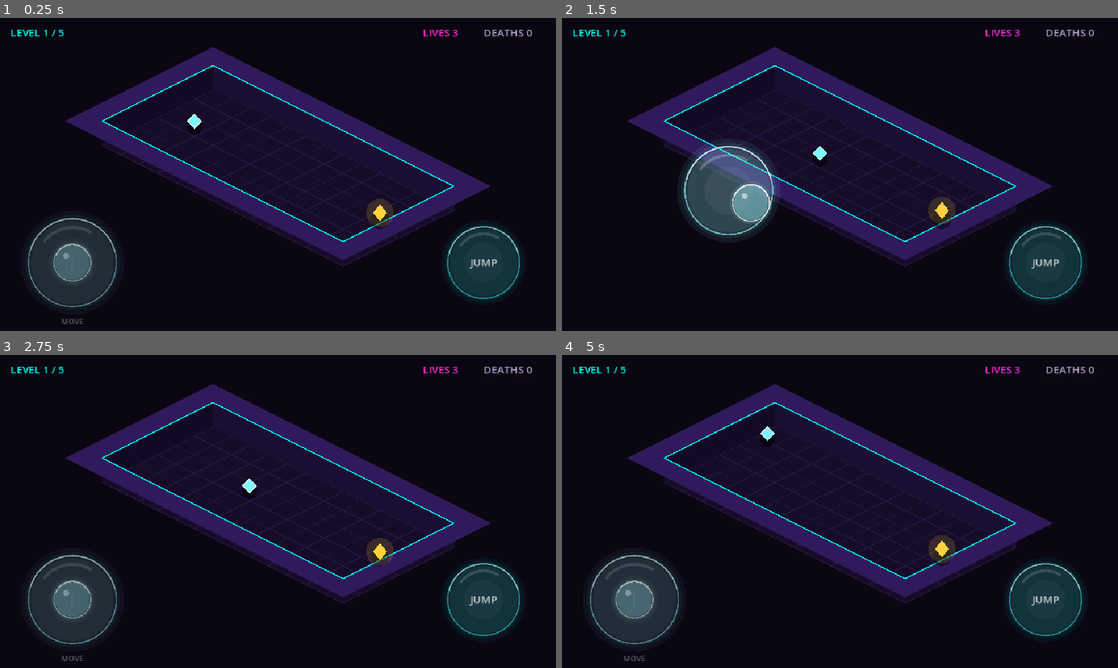
Above: before the commit, frames 1-4 (two rows, left to right).
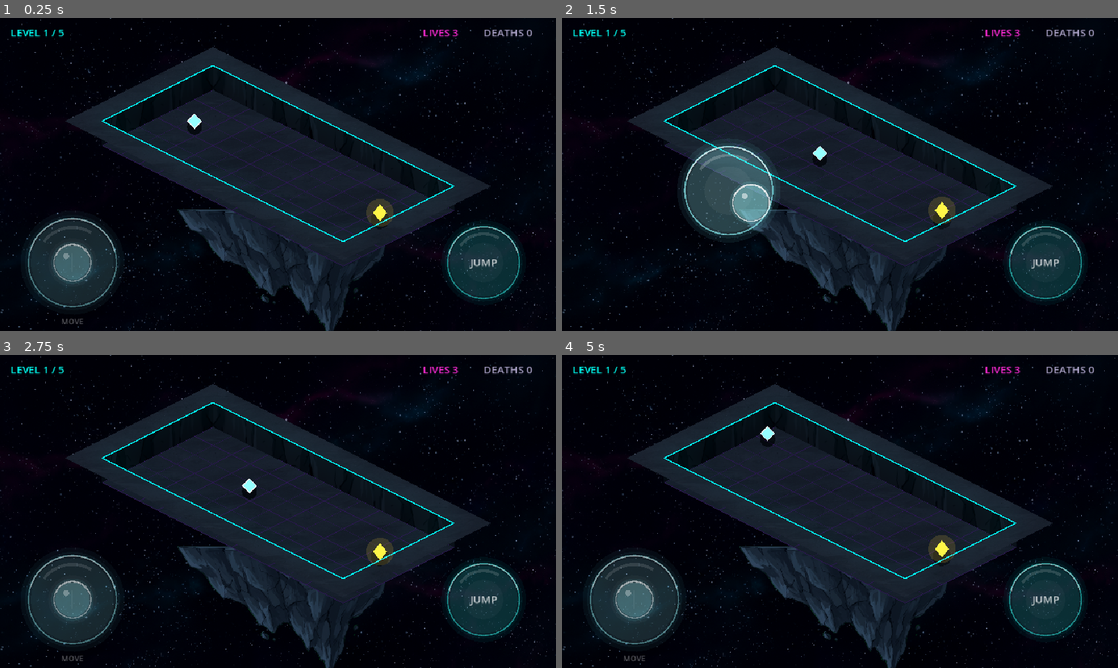
Above: after the commit, the same moments.

Repository: milko-ux/the-last-game
Game: Godot game, scene res://main.tscn
Two runs of this game, one before a commit and one after it. Both use one fixed random seed, a clock stepped at 60 frames per second and the inputs below.
Inputs (mouse positions are in pixels of both pictures, inside the frame that each line leads up to):
- Up to frame 1 (0.25 s): no input
- Up to frame 2 (1.5 s): tap Enter at 0.5 s; move the mouse to (962, 158) at 0.52 s; hold Right (ui_right) 0.53-1.25 s; tap R at 0.6 s; click (962, 158) at 0.67 s; tap Space at 0.77 s; drag from (728, 190) to (812, 237) at 1.27 s
- Up to frame 3 (2.75 s): move the mouse to (333, 442) at 2.02 s; hold Right (ui_right) from 2.03 s (still down); tap R at 2.1 s
- Up to frame 4 (5 s): release Right (ui_right) at 2.75 s; drag from (812, 574) to (673, 464) at 2.77 s; move the mouse to (1006, 558) at 3.52 s; hold Left (ui_left) 3.53-4.25 s; tap R at 3.6 s; tap Space at 3.77 s; drag from (673, 464) to (756, 433) at 4.27 s

The runs differ from the first frame. In frame 1, 14% of the frame differs, in the area x 0-100%, y 0-100%; in frame 2, 14%; in frame 3, 14%; in frame 4, 14%.

Commit message:
Neon glow, rock textures and a starfield background
Two visual passes, no gameplay changes. Level layouts, hitboxes, physics
constants and the colour palette are untouched.

GLOW (completes the shader step of Phase 1.5)
- Render in HDR 2D and set the bloom threshold to 1.0, so ONLY colours
  deliberately pushed above white by Palette.glow() bloom. The dark floor
  and the frosted-glass controls are excluded by construction.
- Boost amounts are per-element: a colour with a zero channel (cyan EDGE)
  keeps its hue at 2.5x, while high-channel colours (the #7dfaff player,
  the amber goal) clip toward white and need 1.2-1.3x.
- The UI CanvasLayer is excluded via background_canvas_max_layer = 0,
  which is the documented way to keep UI out of glow. The glass controls
  render identically to before.

ART
- Starfield background, scaled to COVER so stars never stretch.
- Rock textures on floor tiles, wall tops and vertical wall faces, with
  UVs derived from world position so the pattern flows across tiles
  instead of restarting on each one.
- Island underside hung beneath the board so levels read as floating.
  It is drawn first, and narrower than the board, because its art has a
  straight top edge while the board is a rhombus that tapers to zero
  thickness at its corners - at full width that edge shows as a hard
  line across the screen.
- Wall faces use a much larger texture scale than the floor (900 vs 384);
  the isometric angle squashes them ~3x and floor-scale detail turns into
  vertical stripes.
- Source art downscaled from ~24MB to 3.6MB. Phones will not carry 2048px
  textures for a 64px tile.

Verified: 120fps in the web export (this display is 120Hz, not 60);
magenta/amber/cyan all still read clearly against the rock - magenta more
so than against the old purple floor; texture wrap discontinuity measured
at 1.0-2.7x normal internal pixel variation, i.e. no visible seams.

Not verified: performance on real phone hardware. Kill switches if needed
are Palette.NEON = 1.0 and glow_enabled = false in main.tscn.

Co-Authored-By: Claude Opus 5 <noreply@anthropic.com>

Diff:
--- a/autoload/palette.gd
+++ b/autoload/palette.gd
@@ -22,3 +22,24 @@
 const GOAL := Color("ffd23d")        # amber - goal
 const PIT := Color("05030a")
 const TEXT := Color("a89fc2")
+
+
+# ============================================================
+# NEON GLOW
+#
+# The game renders in HDR, which means a colour is allowed to be
+# BRIGHTER than pure white. The bloom pass is set to only pick up
+# things brighter than white (glow threshold = 1.0).
+#
+# So: anything passed through glow() below lights up, and anything
+# not passed through it never does. That's how the dark floor stays
+# dark while the neon edges bloom — and it's why the touch controls,
+# which never call this, keep their exact frosted-glass look.
+#
+# Turn NEON down to 1.0 to switch the bloom off everywhere at once.
+# ============================================================
+const NEON := 2.0
+
+
+func glow(c: Color, amount: float = NEON) -> Color:
+	return Color(c.r * amount, c.g * amount, c.b * amount, c.a)
--- /dev/null
+++ b/entities/background.gd
@@ -0,0 +1,31 @@
+extends Node2D
+# ============================================================
+# BACKGROUND — the far starfield, drawn behind everything.
+#
+# It's scaled to COVER the screen (never stretched out of shape):
+# whichever axis needs more scaling wins, and the overflow is
+# centred and cropped. That keeps the stars round on any phone.
+#
+# Note on "parallax": real parallax needs a moving camera, and this
+# game's view is fixed per level, so there is nothing for the layer
+# to move against yet. If the camera ever pans, this is the node to
+# give a slower scroll to.
+# ============================================================
+
+const TEX := preload("res://assets/space_far.png")
+
+# The art is brighter than the game needs; this keeps the neon on top.
+const TINT := Color(0.48, 0.48, 0.56)
+
+
+func _ready() -> void:
+	get_viewport().size_changed.connect(queue_redraw)
+
+
+func _draw() -> void:
+	var screen := get_viewport_rect().size
+	var tex_size := Vector2(TEX.get_width(), TEX.get_height())
+	var cover: float = max(screen.x / tex_size.x, screen.y / tex_size.y)
+	var draw_size := tex_size * cover
+	var pos := (screen - draw_size) * 0.5
+	draw_texture_rect(TEX, Rect2(pos, draw_size), false, TINT)
--- a/entities/board.gd
+++ b/entities/board.gd
@@ -8,11 +8,43 @@
 # then the UI layer above everything.
 # ============================================================
 
+const TEX_FLOOR := preload("res://assets/rock_floor.png")
+const TEX_WALL := preload("res://assets/rock_wall.png")
+const TEX_UNDERSIDE := preload("res://assets/island_underside.png")
+
+# How many world pixels one repeat of each texture covers. Bigger = the
+# rock pattern looks larger and repeats less often.
+const FLOOR_TEX_WORLD := 384.0
+# The wall faces are squashed by the isometric angle, so their texture
+# needs a much larger world scale than the floor or the rock detail
+# compresses into vertical stripes.
+const WALL_TEX_WORLD := 900.0
+# How much of the texture's height one wall face shows. Tuned so the
+# rock reads at roughly 1:1 instead of being stretched.
+const WALL_TEX_V := 0.09
+
+# The source art is mid-grey — brighter than this game wants. These tints
+# multiply it down so the rock stays dark and the neon is still the
+# brightest thing on screen. Raise them to lighten the rock.
+# The light/mid/dark relationship matches the old flat colours: tops
+# catch the most light, the right-hand faces are deepest in shadow.
+const TINT_FLOOR := Color(0.40, 0.45, 0.55)
+const TINT_WALL_TOP := Color(0.46, 0.50, 0.60)
+const TINT_WALL_LEFT := Color(0.30, 0.33, 0.41)
+const TINT_WALL_RIGHT := Color(0.22, 0.25, 0.32)
+const TINT_UNDERSIDE := Color(0.42, 0.47, 0.57)
+
 var grid: Array = []
 var goal_pos := Vector2.ZERO
 
 # Drives the goal marker's gentle bobbing.
 var pulse := 0.0
+
+
+func _ready() -> void:
+	# Lets UVs run past 1.0 so one texture tiles across the whole board
+	# instead of being squashed into every single tile.
+	texture_repeat = CanvasItem.TEXTURE_REPEAT_ENABLED
 
 
 func setup(new_grid: Array, new_goal: Vector2) -> void:
@@ -37,9 +69,55 @@
 func _draw() -> void:
 	if grid.is_empty():
 		return
+	# Underside first so the platform's own rock sides cover its flat
+	# top edge — only the hanging part is ever visible.
+	_draw_underside()
 	_draw_floor()
 	_draw_walls()
 	_draw_goal()
+
+
+# The island underside art is drawn front-on with a straight top edge,
+# while the board is isometric. Rather than fight that, we line its
+# widest point up with the board's widest point and let the board's
+# own walls hide the join.
+func _draw_underside() -> void:
+	var span_x := float(Iso.cols + Iso.rows) * Iso.TILE * Iso.ISO_X
+	var mid_y := float(Iso.cols + Iso.rows) * Iso.TILE * Iso.ISO_Y * 0.5
+	var origin := Iso.origin()
+
+	# The board's centre of mass and its lowest corner are NOT in the same
+	# place once it's skewed into isometric. The art is symmetrical, so we
+	# hang it between the two: under the mass, but pulled toward the point
+	# the platform actually dips to.
+	var centroid_x := origin.x + float(Iso.cols - Iso.rows) * Iso.TILE * Iso.ISO_X * 0.5
+	var low_x := origin.x + float(Iso.cols - Iso.rows) * Iso.TILE * Iso.ISO_X
+	var centre_x: float = lerp(centroid_x, low_x, 0.25)
+
+	# Why 0.66 and not full width: the art has a STRAIGHT top edge, but the
+	# board is a rhombus whose thickness tapers to nothing at its left and
+	# right corners. A straight edge can only hide where there is thickness
+	# to hide behind, so the island has to be narrower than the board or the
+	# top edge shows as a hard horizontal line across the screen.
+	var w := span_x * 0.66
+	var left_x := centre_x - w * 0.5
+	var top_y := origin.y + mid_y * 1.08
+	var h := w * float(TEX_UNDERSIDE.get_height()) / float(TEX_UNDERSIDE.get_width())
+
+	draw_texture_rect(TEX_UNDERSIDE, Rect2(Vector2(left_x, top_y), Vector2(w, h)),
+		false, TINT_UNDERSIDE)
+
+
+# UVs are derived from WORLD position, not from the tile, so the rock
+# pattern flows continuously across neighbouring tiles instead of
+# restarting (and showing a seam) on every one.
+func _world_uvs(x0: float, y0: float, x1: float, y1: float, scale: float) -> PackedVector2Array:
+	return PackedVector2Array([
+		Vector2(x0 / scale, y0 / scale),
+		Vector2(x1 / scale, y0 / scale),
+		Vector2(x1 / scale, y1 / scale),
+		Vector2(x0 / scale, y1 / scale),
+	])
 
 
 func _draw_floor() -> void:
@@ -51,10 +129,15 @@
 			var quad := Iso.tile_quad(col, row, 0.0)
 			var outline := PackedVector2Array([quad[0], quad[1], quad[2], quad[3], quad[0]])
 			if c == "O":
+				# Pits stay flat black so they read as holes, not rock.
 				draw_colored_polygon(quad, Palette.PIT)
 				draw_polyline(outline, Color(Palette.HAZ.r, Palette.HAZ.g, Palette.HAZ.b, 0.35), 1.5)
 			else:
-				draw_colored_polygon(quad, Palette.FLOOR)
+				var x0 := col * Iso.TILE
+				var y0 := row * Iso.TILE
+				draw_colored_polygon(quad, TINT_FLOOR,
+					_world_uvs(x0, y0, x0 + Iso.TILE, y0 + Iso.TILE, FLOOR_TEX_WORLD),
+					TEX_FLOOR)
 				draw_polyline(outline, Palette.FLOOR_LINE, 1.0)
 
 
@@ -77,6 +160,10 @@
 	var y1 := y0 + Iso.TILE
 	var h := Iso.WALL_H
 
+	# Vertical faces: u runs along the wall, v runs down its height.
+	var v_top := 0.0
+	var v_bottom := WALL_TEX_V
+
 	# Front-right face (the +x side)
 	if not is_wall(col + 1, row):
 		draw_colored_polygon(PackedVector2Array([
@@ -84,7 +171,12 @@
 			Iso.to_screen(Vector2(x1, y1), h),
 			Iso.to_screen(Vector2(x1, y1), 0.0),
 			Iso.to_screen(Vector2(x1, y0), 0.0),
-		]), Palette.WALL_RIGHT)
+		]), TINT_WALL_RIGHT, PackedVector2Array([
+			Vector2(y0 / WALL_TEX_WORLD, v_top),
+			Vector2(y1 / WALL_TEX_WORLD, v_top),
+			Vector2(y1 / WALL_TEX_WORLD, v_bottom),
+			Vector2(y0 / WALL_TEX_WORLD, v_bottom),
+		]), TEX_WALL)
 
 	# Front-left face (the +y side)
 	if not is_wall(col, row + 1):
@@ -93,27 +185,33 @@
 			Iso.to_screen(Vector2(x1, y1), h),
 			Iso.to_screen(Vector2(x1, y1), 0.0),
 			Iso.to_screen(Vector2(x0, y1), 0.0),
-		]), Palette.WALL_LEFT)
+		]), TINT_WALL_LEFT, PackedVector2Array([
+			Vector2(x0 / WALL_TEX_WORLD, v_top),
+			Vector2(x1 / WALL_TEX_WORLD, v_top),
+			Vector2(x1 / WALL_TEX_WORLD, v_bottom),
+			Vector2(x0 / WALL_TEX_WORLD, v_bottom),
+		]), TEX_WALL)
 
 	var top := Iso.tile_quad(col, row, h)
-	draw_colored_polygon(top, Palette.WALL_TOP)
+	draw_colored_polygon(top, TINT_WALL_TOP,
+		_world_uvs(x0, y0, x1, y1, FLOOR_TEX_WORLD), TEX_FLOOR)
 
 	# Neon edges only where the wall is actually exposed.
 	if not is_wall(col, row - 1):
-		draw_line(top[0], top[1], Palette.EDGE, 2.0)
+		draw_line(top[0], top[1], Palette.glow(Palette.EDGE, 2.5), 2.0)
 	if not is_wall(col + 1, row):
-		draw_line(top[1], top[2], Palette.EDGE, 2.0)
+		draw_line(top[1], top[2], Palette.glow(Palette.EDGE, 2.5), 2.0)
 	if not is_wall(col, row + 1):
-		draw_line(top[2], top[3], Palette.EDGE, 2.0)
+		draw_line(top[2], top[3], Palette.glow(Palette.EDGE, 2.5), 2.0)
 	if not is_wall(col - 1, row):
-		draw_line(top[3], top[0], Palette.EDGE, 2.0)
+		draw_line(top[3], top[0], Palette.glow(Palette.EDGE, 2.5), 2.0)
 
 	# Vertical glow down the exposed front corner.
 	if not is_wall(col + 1, row) and not is_wall(col, row + 1):
 		draw_line(
 			Iso.to_screen(Vector2(x1, y1), h),
 			Iso.to_screen(Vector2(x1, y1), 0.0),
-			Color(Palette.EDGE.r, Palette.EDGE.g, Palette.EDGE.b, 0.5), 1.5)
+			Color(Palette.EDGE.r, Palette.EDGE.g, Palette.EDGE.b, 0.5) * Color(1.6, 1.6, 1.6, 1.0), 1.5)
 
 
 func _draw_goal() -> void:
@@ -127,5 +225,5 @@
 	draw_colored_polygon(PackedVector2Array([
 		top + Vector2(0, -s), top + Vector2(s * 0.8, 0),
 		top + Vector2(0, s), top + Vector2(-s * 0.8, 0)
-	]), Palette.GOAL)
+	]), Palette.glow(Palette.GOAL, 1.2))
 	draw_circle(top, 24.0, Color(Palette.GOAL.r, Palette.GOAL.g, Palette.GOAL.b, 0.15))
--- a/entities/hazard.gd
+++ b/entities/hazard.gd
@@ -58,5 +58,5 @@
 func _draw_orb(tint: Color, height: float) -> void:
 	var sp := Iso.to_screen(world_pos, height)
 	draw_circle(sp, RADIUS + 7.0, Color(tint.r, tint.g, tint.b, 0.2))
-	draw_circle(sp, RADIUS, tint)
+	draw_circle(sp, RADIUS, Palette.glow(tint, 1.3))
 	draw_circle(sp - Vector2(3, 3), RADIUS * 0.35, Color(1, 1, 1, 0.55))
--- a/entities/hazard_chain.gd
+++ b/entities/hazard_chain.gd
@@ -37,5 +37,5 @@
 	draw_line(p_top, h_top, Color(Palette.CHAIN.r, Palette.CHAIN.g, Palette.CHAIN.b, 0.7), 2.0)
 
 	draw_circle(h_top, RADIUS + 8.0, Color(Palette.CHAIN.r, Palette.CHAIN.g, Palette.CHAIN.b, 0.2))
-	draw_circle(h_top, RADIUS, Palette.CHAIN)
+	draw_circle(h_top, RADIUS, Palette.glow(Palette.CHAIN, 1.3))
 	draw_circle(h_top - Vector2(3, 3), RADIUS * 0.35, Color(1, 1, 1, 0.6))
--- a/entities/player.gd
+++ b/entities/player.gd
@@ -136,7 +136,7 @@
 	draw_colored_polygon(PackedVector2Array([
 		body + Vector2(0, -s), body + Vector2(s, 0),
 		body + Vector2(0, s), body + Vector2(-s, 0)
-	]), col)
+	]), Palette.glow(col, 1.2))
 	draw_polyline(PackedVector2Array([
 		body + Vector2(0, -s), body + Vector2(s, 0),
 		body + Vector2(0, s), body + Vector2(-s, 0), body + Vector2(0, -s)
--- a/main.tscn
+++ b/main.tscn
@@ -1,11 +1,40 @@
-[gd_scene load_steps=4 format=3 uid="uid://bph4s7ud4j0rg"]
+[gd_scene load_steps=6 format=3 uid="uid://bph4s7ud4j0rg"]
 
 [ext_resource type="Script" path="res://main.gd" id="1_main"]
 [ext_resource type="Script" path="res://entities/board.gd" id="2_board"]
 [ext_resource type="Script" path="res://ui/ui.gd" id="3_ui"]
+[ext_resource type="Script" path="res://entities/background.gd" id="4_bg"]
+
+[sub_resource type="Environment" id="Environment_glow"]
+background_mode = 3
+background_canvas_max_layer = 0
+ambient_light_source = 0
+reflected_light_source = 0
+tonemap_mode = 0
+glow_enabled = true
+glow_normalized = true
+glow_intensity = 1.0
+glow_strength = 1.0
+glow_bloom = 0.0
+glow_blend_mode = 0
+glow_hdr_threshold = 1.0
+glow_hdr_scale = 2.0
+glow_levels/1 = 1.0
+glow_levels/2 = 1.0
+glow_levels/3 = 0.5
+glow_levels/4 = 0.0
+glow_levels/5 = 0.0
+glow_levels/6 = 0.0
+glow_levels/7 = 0.0
 
 [node name="Main" type="Node2D"]
 script = ExtResource("1_main")
+
+[node name="WorldEnvironment" type="WorldEnvironment" parent="."]
+environment = SubResource("Environment_glow")
+
+[node name="Background" type="Node2D" parent="."]
+script = ExtResource("4_bg")
 
 [node name="Board" type="Node2D" parent="."]
 script = ExtResource("2_board")
--- a/project.godot
+++ b/project.godot
@@ -33,5 +33,7 @@
 
 [rendering]
 
+viewport/hdr_2d=true
+
 rendering_device/driver.windows="d3d12"
 renderer/rendering_method="mobile"
Binary file added: assets/island_underside.png
Not shown, added: assets/island_underside.png.import
Binary file added: assets/rock_floor.png
Not shown, added: assets/rock_floor.png.import
Binary file added: assets/rock_wall.png
Not shown, added: assets/rock_wall.png.import
Binary file added: assets/space_far.png
Not shown, added: assets/space_far.png.import
Not shown, added: entities/background.gd.uid
Not shown, changed: CLAUDE.md
